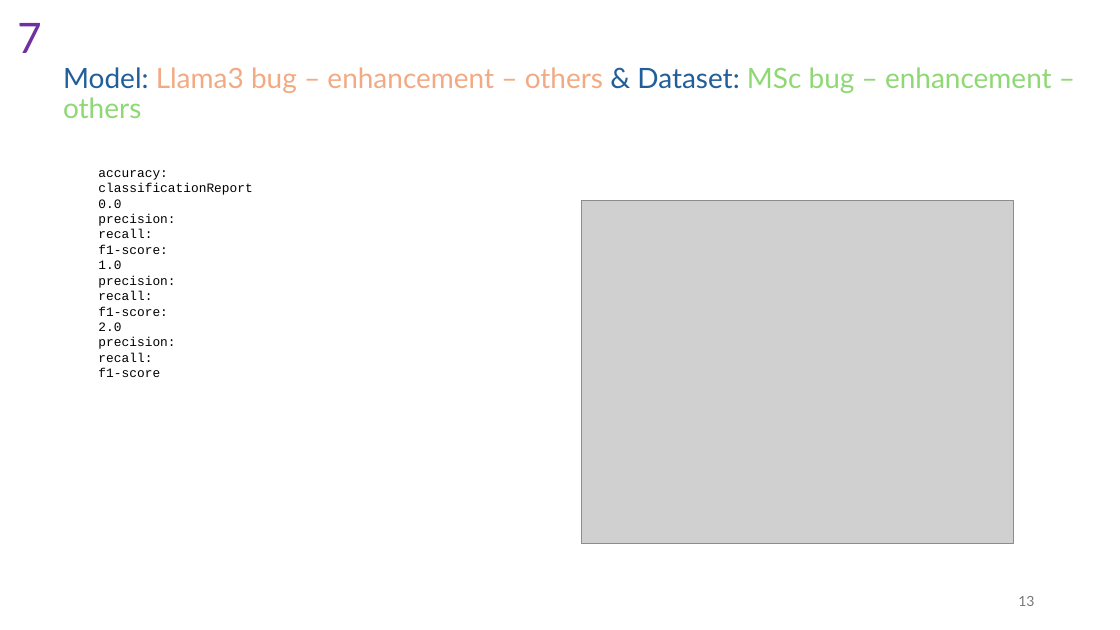
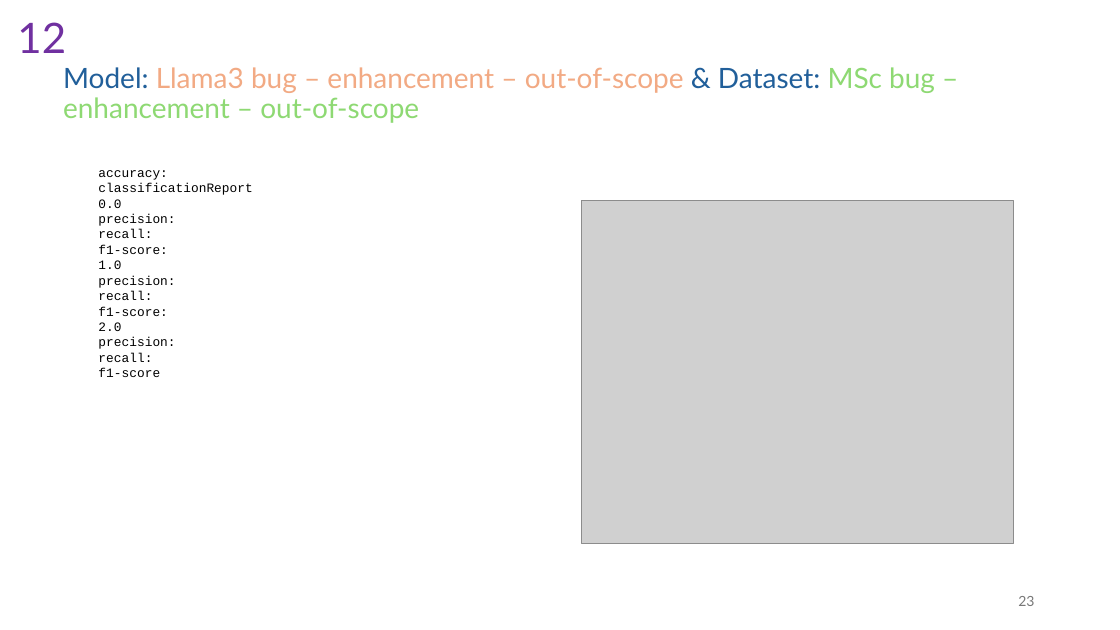
Before and after one commit to isdeniz/results-2406, a slide deck: slide 24 of Summary-2406.pptx (slide 14 before the commit). Drawn at 1120x630 pixels with LibreOffice and Linux fonts; fonts in the diff are those of the drawing; grey boxes stand for pictures. Boxes give left, top, right and bottom in pixels: in the first picture for what was removed or moved away, otherwise in the second. Text is boxed around its words. In the diff, an @@ line names an element or a change of style, - is before the commit and + after.

```diff
--- a/Summary-2406.pptx
+++ b/Summary-2406.pptx
@@ text at [17,22,66,53]: text changed @@
-7
+12
@@ title at [63,67,935,123]: text changed @@
-Model: Llama3 bug – enhancement – others & Dataset: MSc bug – enhancement – others
+Model: Llama3 bug – enhancement – out-of-scope & Dataset: MSc bug – enhancement – out-of-scope
@@ page number at [1018,596,1034,606]: text changed @@
-13
+23
```
Also in this commit, not shown: 8 other slides changed, 21 slides added, 2 slides removed.
